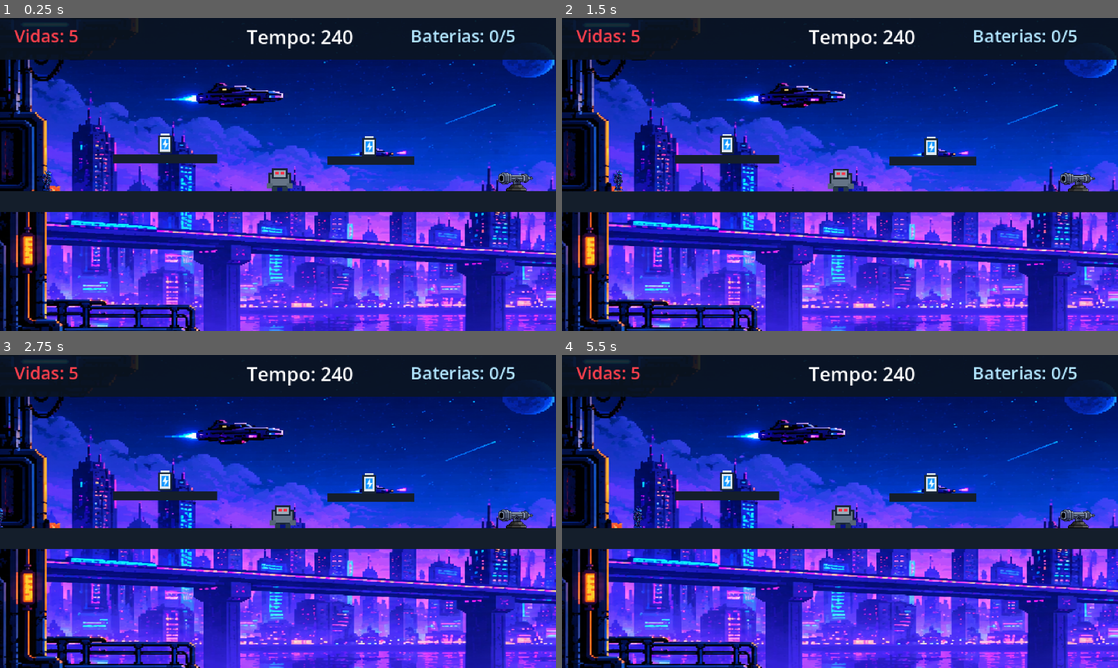
Above: before the commit, frames 1-4 (two rows, left to right).
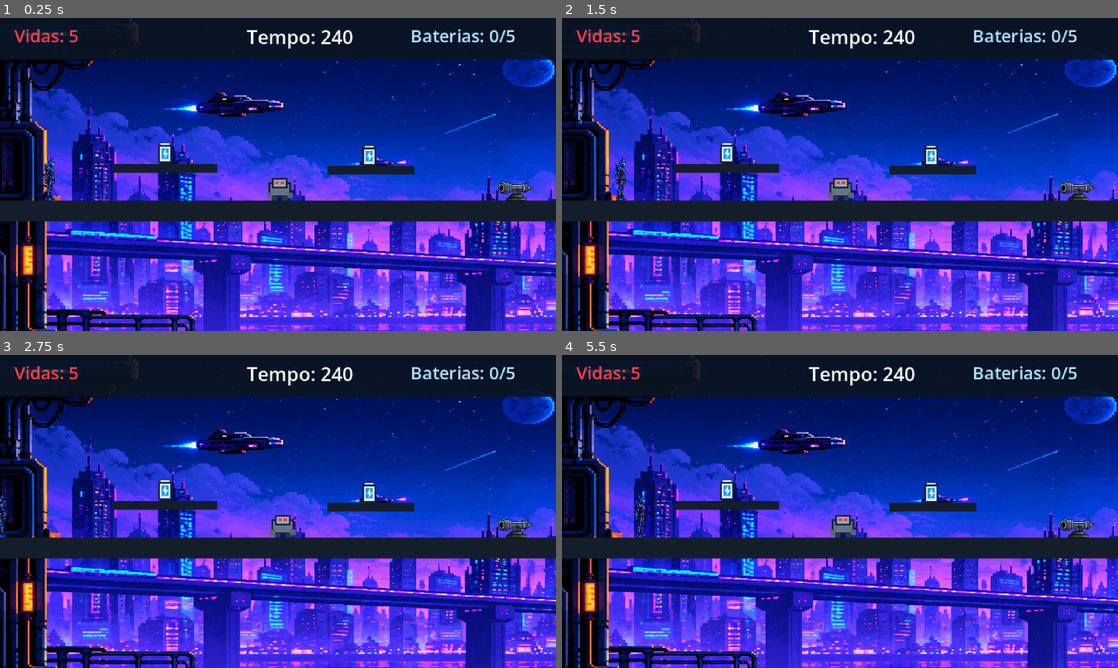
Above: after the commit, the same moments.

Repository: Henriquezinatelli/Trabalhopratico
Game: Godot game, scene res://cenas/Jogo.tscn
Two runs of this game, one before a commit and one after it. Both use one fixed random seed, a clock stepped at 60 frames per second and the inputs below.
Inputs:
- Up to frame 1 (0.25 s): no input
- Up to frame 2 (1.5 s): tap Enter (ui_accept) at 0.5, 0.77 s; hold Right (ui_right) from 0.53 s (still down); tap R at 0.6, 1.35 s
- Up to frame 3 (2.75 s): tap Enter (ui_accept) at 1.52 s; release Right (ui_right) at 2.03 s; hold Left (ui_left) from 2.03 s (still down); tap R at 2.1 s
- Up to frame 4 (5.5 s): release Left (ui_left) at 2.78 s; hold Right (ui_right) 2.78-4.28 s; tap R every 0.75 s from 2.85 to 5.1 s; tap Enter (ui_accept) at 3.02, 3.77, 4.52 s; hold Left (ui_left) 4.28-5.03 s; hold Right (ui_right) from 5.03 s (still down)

The runs differ from the first frame. In frame 1, 41% of the frame differs, in the area x 0-100%, y 0-100%; in frame 2, 40%; in frame 3, 41%; in frame 4, 41%.
Error before the commit: Invalid assignment of property or key 'flip_h' with value of type 'bool' on a base object of type 'null instance'. (res://scripts/player.gd:39)

Commit message:
Mais um 2
asdawd

Diff:
--- a/cenas/Player.tscn
+++ b/cenas/Player.tscn
@@ -4,7 +4,7 @@
 [ext_resource type="Texture2D" uid="uid://dxc18jgx8mqmw" path="res://Arte/a98ddffa-ea06-4a39-bfaa-b853007b1745.png" id="2_y47sr"]
 
 [sub_resource type="RectangleShape2D" id="S"]
-size = Vector2(12, 24)
+size = Vector2(18, 52)
 
 [sub_resource type="AtlasTexture" id="AtlasTexture_7v0vg"]
 atlas = ExtResource("2_y47sr")
@@ -25,7 +25,7 @@
 script = ExtResource("1")
 
 [node name="CollisionShape2D" type="CollisionShape2D" parent="." unique_id=1214349765]
-position = Vector2(-1, 7)
+position = Vector2(2, 4)
 shape = SubResource("S")
 
 [node name="Camera2D" type="Camera2D" parent="." unique_id=1664030906]
@@ -34,6 +34,6 @@
 limit_top = -50
 
 [node name="AnimatedSprite2D" type="AnimatedSprite2D" parent="." unique_id=951010746]
-position = Vector2(-1.0000005, 2.0000002)
-scale = Vector2(0.14102563, 0.09569378)
+position = Vector2(2, -6.000003)
+scale = Vector2(0.16666667, 0.20574161)
 sprite_frames = SubResource("SpriteFrames_1qpta")
--- a/scripts/player.gd
+++ b/scripts/player.gd
@@ -36,7 +36,7 @@
 	move_and_slide()
 
 	if dir != 0:
-		$Sprite2D.flip_h = dir < 0
+		$AnimatedSprite2D.flip_h = dir < 0
 
 	if global_position.y > 230:
 		perder_vida()
